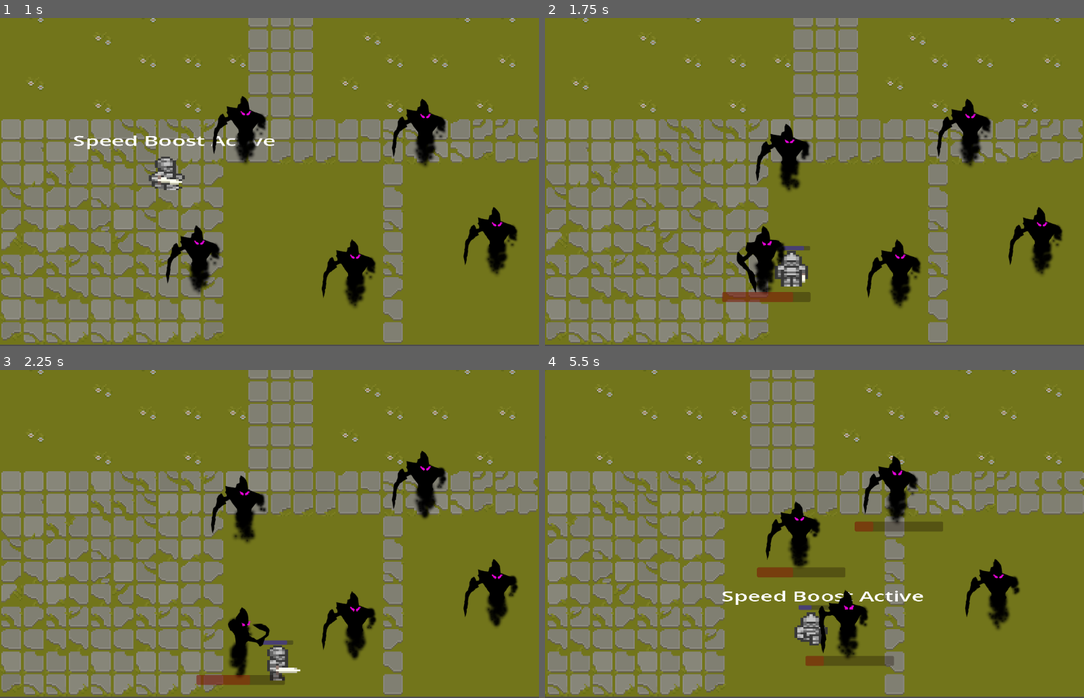
Above: before the commit, frames 1-4 (two rows, left to right).
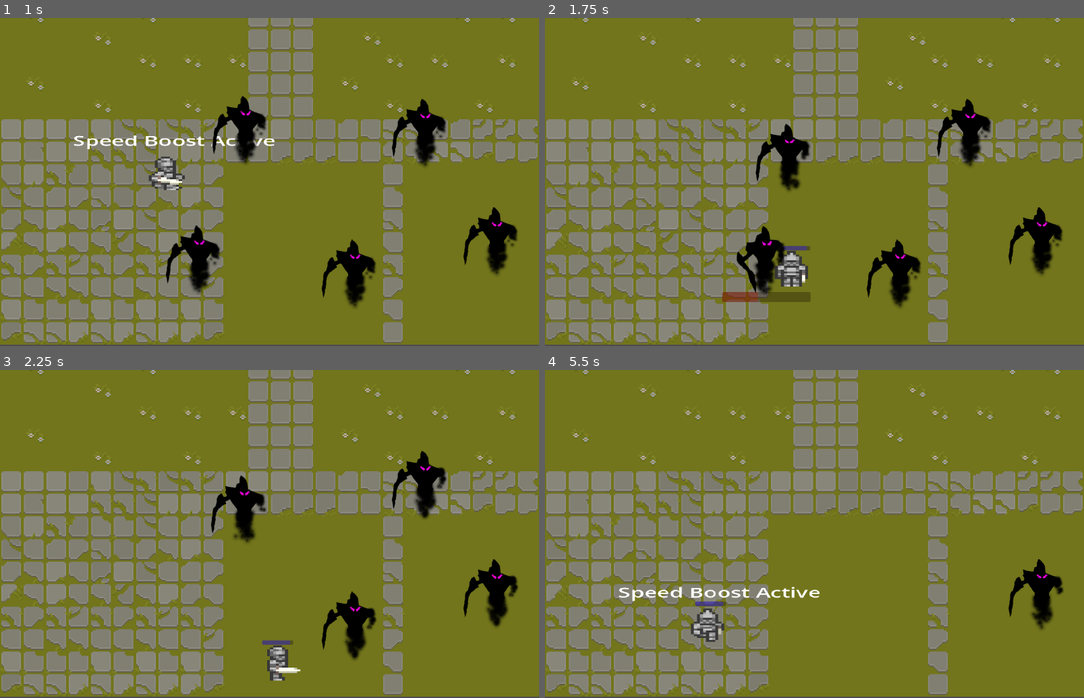
Above: after the commit, the same moments.

Repository: IsaiahNaden/A-Tale-of-A-Knight
Game: Godot game, scene res://scenes/world_2.tscn
Same seed, same stepped clock (60 frames per second), same inputs: the game is played once before the commit and once after it.
Inputs:
- Up to frame 1 (1 s): hold Right (ui_right) from 0.53 s (still down); tap E (attack) at 0.6 s; tap Space (ui_select) at 0.77 s; tap D (ui_double_damage, bound only after the commit) at 0.8 s
- Up to frame 2 (1.75 s): release Right (ui_right) at 1.28 s; hold Down (ui_down) from 1.28 s (still down); tap D (ui_double_damage, bound only after the commit) at 1.35 s; tap Space (ui_select) at 1.52 s; tap E (attack) at 1.55 s
- Up to frame 3 (2.25 s): release Down (ui_down) at 2.03 s; hold Right (ui_right) from 2.03 s (still down); tap E (attack) at 2.1 s
- Up to frame 4 (5.5 s): tap D (ui_double_damage, bound only after the commit) at 2.3, 2.85, 3.8, 4.35, 5.3 s; release Right (ui_right) at 2.78 s; hold Up (ui_up) 2.78-3.53 s; tap Space (ui_select) at 3.02, 3.77, 4.52 s; tap E (attack) at 3.05, 3.6, 4.55, 5.1 s; hold Left (ui_left) 3.53-5.03 s; hold Down (ui_down) from 5.03 s (still down)

Frame 1 is identical in both runs. In frame 2, 0.2% of the frame differs, in the area x 39-49%, y 69-87%; in frame 3, 1.2%; in frame 4, 27%, in the area x 0-100%, y 0-100%.

Commit message:
added double damage feature

Diff:
--- a/project.godot
+++ b/project.godot
@@ -36,6 +36,11 @@
 "events": [Object(InputEventKey,"resource_local_to_scene":false,"resource_name":"","device":-1,"window_id":0,"alt_pressed":false,"shift_pressed":false,"ctrl_pressed":false,"meta_pressed":false,"pressed":false,"keycode":0,"physical_keycode":83,"key_label":0,"unicode":115,"echo":false,"script":null)
 ]
 }
+ui_double_damage={
+"deadzone": 0.5,
+"events": [Object(InputEventKey,"resource_local_to_scene":false,"resource_name":"","device":-1,"window_id":0,"alt_pressed":false,"shift_pressed":false,"ctrl_pressed":false,"meta_pressed":false,"pressed":false,"keycode":0,"physical_keycode":68,"key_label":0,"unicode":100,"echo":false,"script":null)
+]
+}
 
 [rendering]
 
--- a/scenes/enemy.tscn
+++ b/scenes/enemy.tscn
@@ -582,8 +582,13 @@
 value = 100.0
 show_percentage = false
 
+[node name="double_damage_timer" type="Timer" parent="."]
+wait_time = 10.0
+one_shot = true
+
 [connection signal="body_entered" from="detection_area" to="." method="_on_detection_area_body_entered"]
 [connection signal="body_exited" from="detection_area" to="." method="_on_detection_area_body_exited"]
 [connection signal="body_entered" from="enemy_hitbox" to="." method="_on_enemy_hitbox_body_entered"]
 [connection signal="body_exited" from="enemy_hitbox" to="." method="_on_enemy_hitbox_body_exited"]
 [connection signal="timeout" from="take_damage_cooldown" to="." method="_on_take_damage_cooldown_timeout"]
+[connection signal="timeout" from="double_damage_timer" to="." method="_on_double_damage_timer_timeout"]
--- a/scripts/enemy.gd
+++ b/scripts/enemy.gd
@@ -9,6 +9,12 @@
 var player_inattack_range = false
 var can_take_damage = true
 
+var double_damage_active = false
+var double_damage_timer = Timer
+
+
+func _ready():
+	double_damage_timer = $double_damage_timer
 
 func _physics_process(delta):
 	deal_with_damage()
@@ -21,6 +27,11 @@
 		$AnimatedSprite2D.play("attack")
 	else:
 		$AnimatedSprite2D.play("idle")
+
+
+	if Input.is_action_just_pressed("ui_double_damage"):
+		activate_double_damage()
+
 
 
 
@@ -47,8 +58,11 @@
 
 func deal_with_damage():
 	if player_inattack_range and global.player_current_attack == true:
-		if can_take_damage == true:
+		if can_take_damage:
 			health = health - 20
+			if double_damage_active:
+				double_damage_timer.start()
+				health = health - 40
 			$take_damage_cooldown.start()
 			can_take_damage = false
 			print("enemy health = ", health)
@@ -71,3 +85,16 @@
 		healthbar.visible = false
 	else:
 		healthbar.visible = true
+
+
+
+func activate_double_damage():
+	double_damage_active = true
+	double_damage_timer.start()
+	print("double damage activated")
+
+
+
+func _on_double_damage_timer_timeout():
+	double_damage_active = false
+	print("double damage deactivated")
--- a/scripts/player.gd
+++ b/scripts/player.gd
@@ -29,6 +29,7 @@
 var invulnerability_label_timer: Timer
 var invulnerability_inactive_label: Label
 var invulnerability_inactive_label_timer: Timer
+
 
 
 
@@ -48,6 +49,8 @@
 	invulnerability_inactive_label_timer = $invulnerability_inactive_label_timer
 	invulnerability_label.visible = false
 	invulnerability_inactive_label.visible = false
+
+
 
 
 func _physics_process(delta):
@@ -105,6 +108,8 @@
 
 
 
+
+
 	if Input.is_action_pressed("ui_right"):
 		current_dir = "right"
 		play_anim(1)
@@ -181,7 +186,8 @@
 
 func enemy_attack():
 	if enemy_inattack_range and enemy_attack_cooldown and not invulnerable == true:
-		health = health - 20
+		var damage = 10
+		health -= damage
 		enemy_attack_cooldown = false
 		$attack_cooldown.start()
 		print("player health = ", health)
@@ -196,6 +202,8 @@
 	if Input.is_action_just_pressed("attack"):
 		global.player_current_attack = true
 		attack_ip = true
+
+
 		if dir =="right":
 			$AnimatedSprite2D.flip_h = false
 			$AnimatedSprite2D.play("side_attack")
@@ -216,6 +224,8 @@
 	$deal_attack_timer.start()
 	global.player_current_attack = false
 	attack_ip = false
+
+
 
 
 func current_camera():
